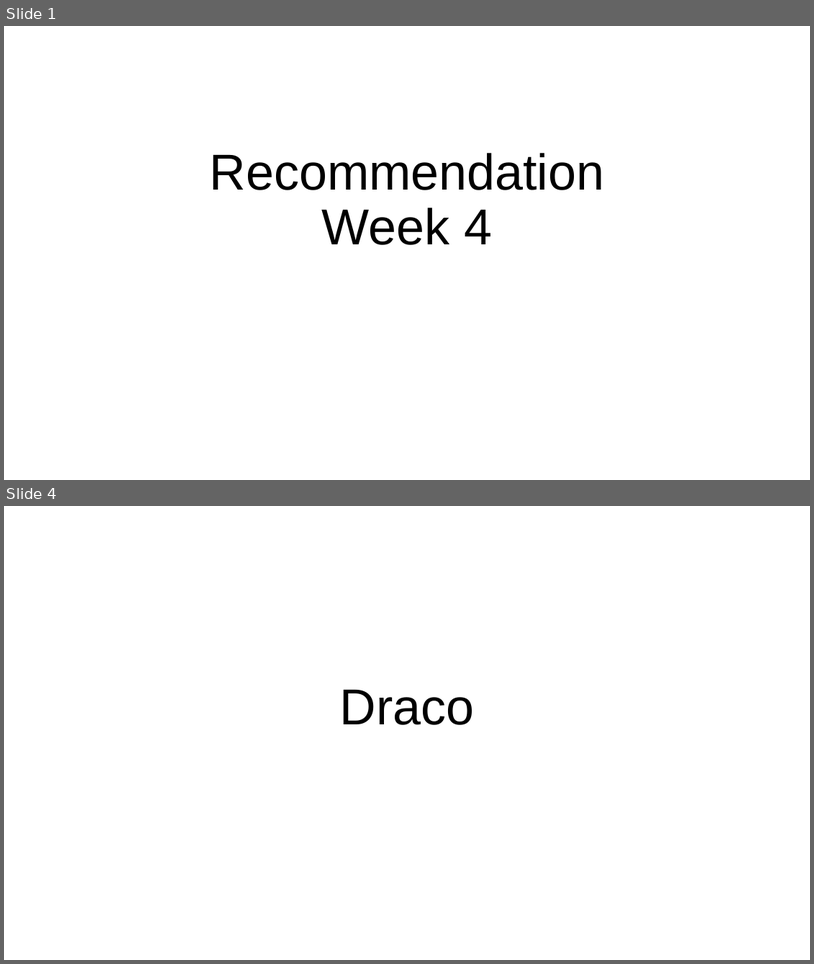
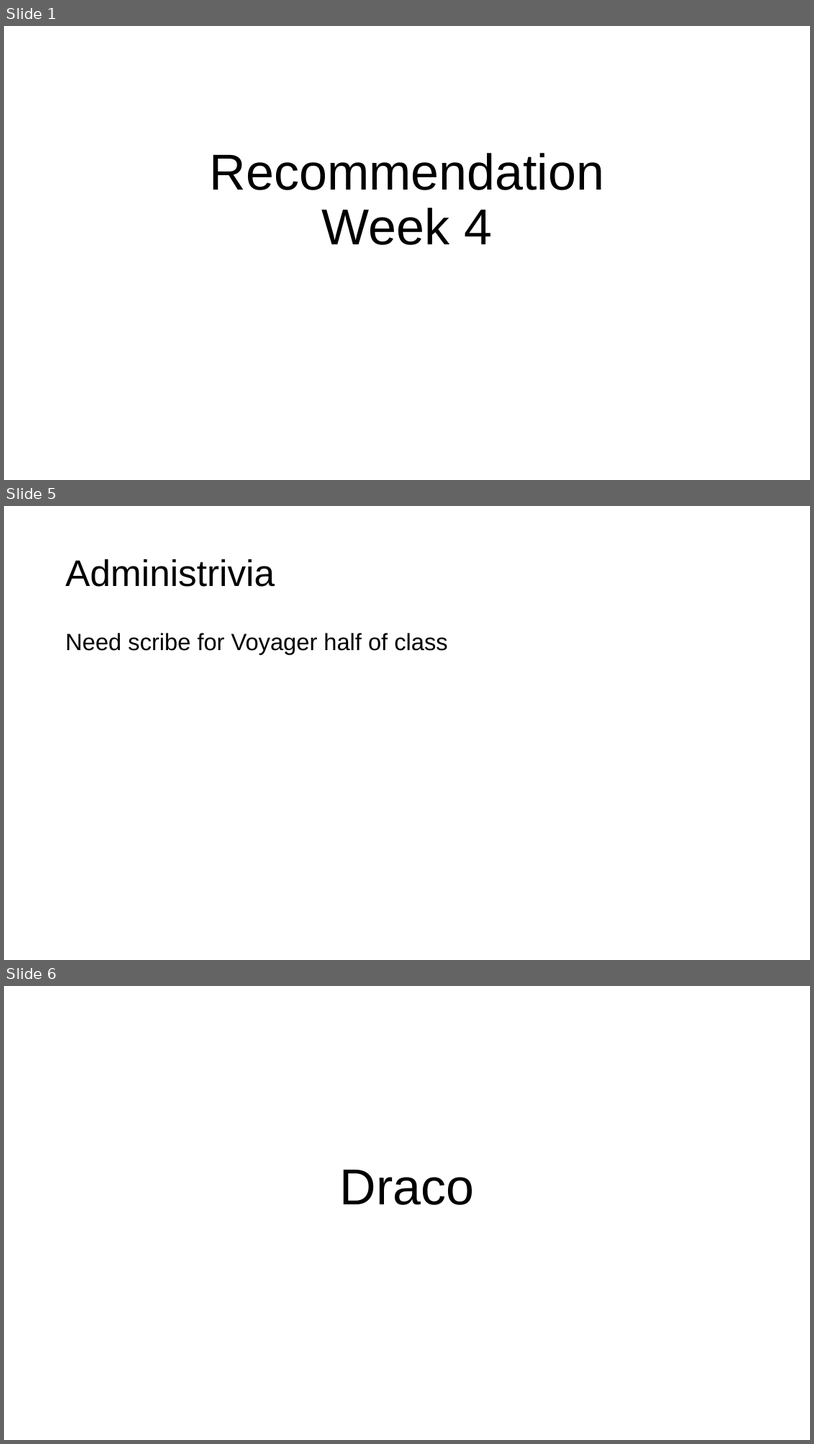
Before and after one commit to columbiaviz/columbiaviz.github.io, a slide deck: 2020s_w6998/lecs/04_rec.pptx. Shown one above the other, each under a label of ours: slides 1 and 4 before the commit, slides 1, 5 and 6 after it; the slides between them are not shown. The pictures are 814x964 and 814x1444 pixels, drawn with LibreOffice and Linux fonts; fonts in the diff are those of the drawing. Boxes give left, top, right and bottom in pixels: in the first picture for what was removed or moved away, otherwise in the second. Text is boxed around its words. In the diff, an @@ line names an element or a change of style, - is before the commit and + after.

```diff
--- a/2020s_w6998/lecs/04_rec.pptx
+++ b/2020s_w6998/lecs/04_rec.pptx
@@ slide 5 added at [4,506,810,960], background #FFFFFF @@
@@ title added at [65,559,275,587], 44 pt, text #000000 @@
+Administrivia
@@ text added at [65,633,448,654], 28 pt, text #000000 @@
+Need scribe for Voyager half of class
@@ what was slide 4 is now slide 6 @@
```
Also in this commit, not shown: 2 slides changed, 1 other slide added, 2 other files.
